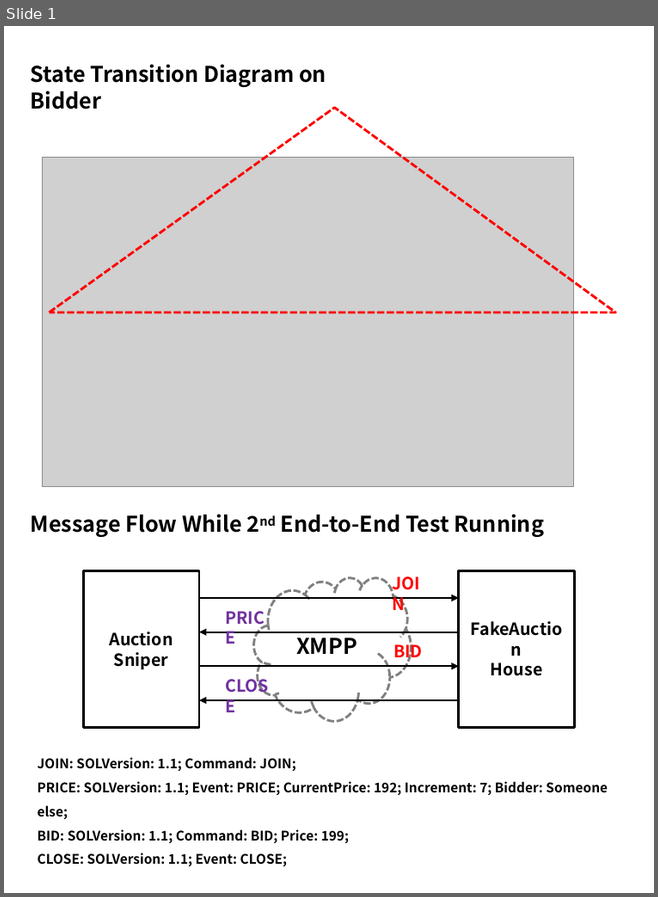
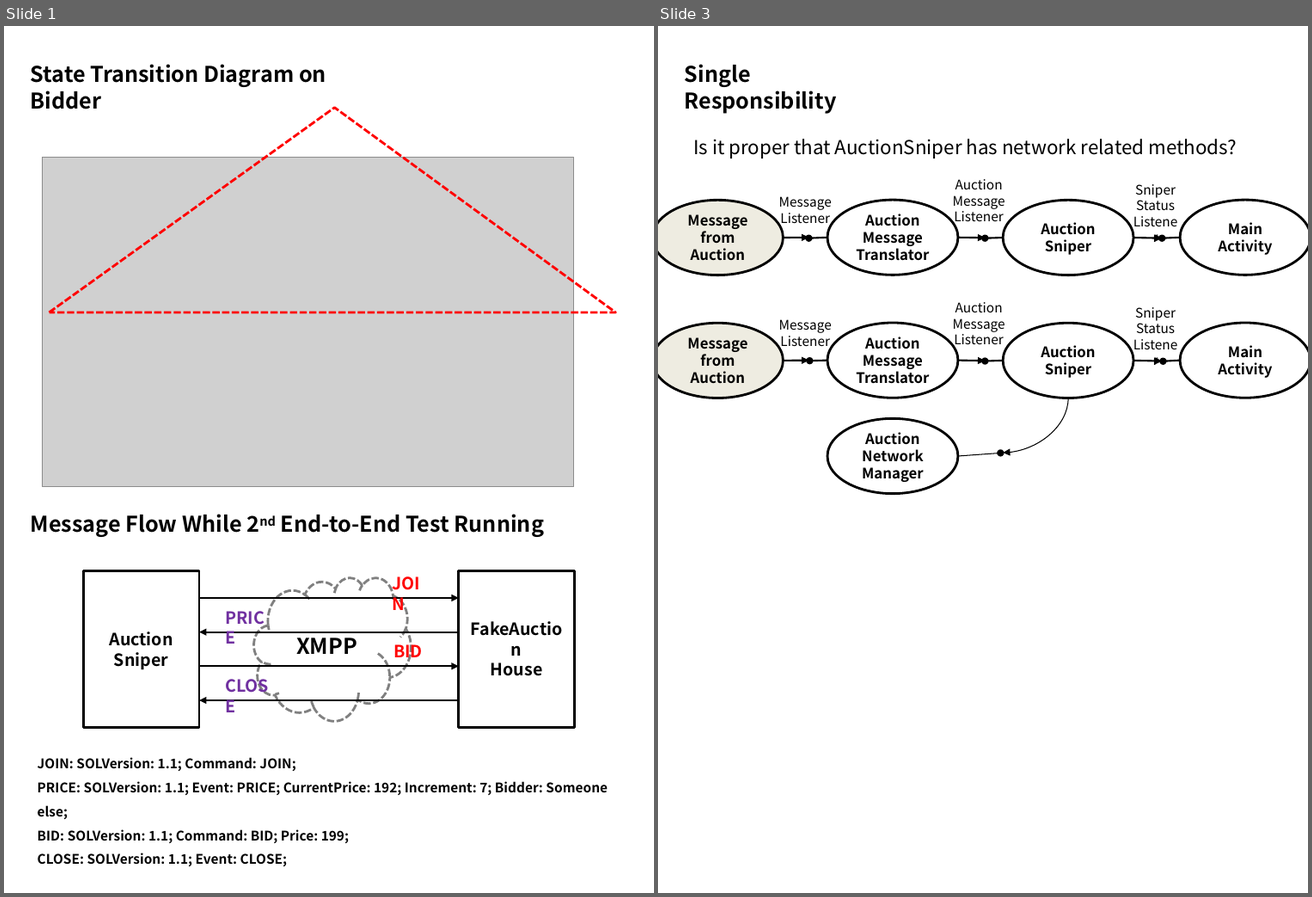
Before and after one commit to jungho1978/AuctionSniper, a slide deck: docs/auction_step2.pptx. Shown side by side, each under a label of ours: slide 1 before the commit, slides 1 and 3 after it; the slides between them are not shown. The pictures are 658x897 and 1312x897 pixels, drawn with LibreOffice and Linux fonts; fonts in the diff are those of the drawing; grey boxes stand for pictures. Boxes give left, top, right and bottom in pixels: in the first picture for what was removed or moved away, otherwise in the second. Text is boxed around its words. In the diff, an @@ line names an element or a change of style, - is before the commit and + after.

```diff
--- a/docs/auction_step2.pptx
+++ b/docs/auction_step2.pptx
@@ slide 3 added at <box>658,26,1308,893</box>, background #FFFFFF @@
@@ text added at <box>685,64,837,114</box>, 18 pt, text #000000, bold @@
+Single Responsibility
@@ text added at <box>693,139,1237,158</box>, 16 pt, text #000000 @@
+Is it proper that AuctionSniper has network related methods?
@@ text added at <box>953,179,1005,226</box>, 11 pt, text #000000 @@
+Auction
+Message
+Listener
@@ ellipse added at <box>658,201,784,275</box>, fill #EEECE1, outline #000000 2 pt, 12 pt, text #000000, bold @@
+Message from Auction
@@ text added at <box>779,196,832,227</box>, 11 pt, text #000000 @@
+Message
+Listener
@@ ellipse added at <box>827,201,958,275</box>, outline #000000 2 pt, 12 pt, text #000000, bold @@
+Auction
+Message
+Translator
@@ ellipse added at <box>1003,201,1134,275</box>, outline #000000 2 pt, 12 pt, text #000000, bold @@
+Auction
+Sniper
@@ text added at <box>1135,184,1176,210</box>, 11 pt, text #000000 @@
+Sniper
+Status
+Listener
@@ ellipse added at <box>1180,201,1308,275</box>, outline #000000 2 pt, 12 pt, text #000000, bold @@
+Main
+Activity
@@ arrow added from (783, 238) to (808, 238), #000000 1.5 pt @@
@@ arrow added from (827, 238) to (808, 238), #000000 1.5 pt @@
@@ arrow added from (958, 238) to (985, 238), #000000 1.5 pt @@
@@ arrow added from (1003, 238) to (985, 238), #000000 1.5 pt @@
@@ arrow added from (1134, 238) to (1163, 238), #000000 1.5 pt @@
@@ arrow added from (1180, 238) to (1163, 238), #000000 1.5 pt @@
@@ text added at <box>953,302,1005,348</box>, 11 pt, text #000000 @@
+Auction
+Message
+Listener
@@ text added at <box>1135,307,1176,333</box>, 11 pt, text #000000 @@
+Sniper
+Status
+Listener
@@ ellipse added at <box>658,324,784,398</box>, fill #EEECE1, outline #000000 2 pt, 12 pt, text #000000, bold @@
+Message from Auction
@@ text added at <box>779,319,832,349</box>, 11 pt, text #000000 @@
+Message
+Listener
@@ ellipse added at <box>827,323,958,398</box>, outline #000000 2 pt, 12 pt, text #000000, bold @@
+Auction
+Message
+Translator
@@ ellipse added at <box>1003,324,1134,398</box>, outline #000000 2 pt, 12 pt, text #000000, bold @@
+Auction
+Sniper
@@ ellipse added at <box>1180,323,1308,398</box>, outline #000000 2 pt, 12 pt, text #000000, bold @@
+Main
+Activity
@@ arrow added from (783, 361) to (808, 361), #000000 1.5 pt @@
@@ arrow added from (827, 361) to (809, 361), #000000 1.5 pt @@
@@ arrow added from (958, 361) to (985, 361), #000000 1.5 pt @@
@@ arrow added from (1003, 361) to (985, 361), #000000 1.5 pt @@
@@ arrow added from (1134, 361) to (1163, 361), #000000 1.5 pt @@
@@ arrow added from (1180, 361) to (1164, 361), #000000 1.5 pt @@
@@ curved arrow added from (1068, 398) to (1003, 453), #000000 0.75 pt @@
@@ ellipse added at <box>827,419,958,494</box>, outline #000000 2 pt, 12 pt, text #000000, bold @@
+Auction
+Network
+Manager
@@ arrow added from (958, 456) to (1000, 453), #000000 0.75 pt @@
```
Also in this commit, not shown: 1 slide changed, 5 other files.
